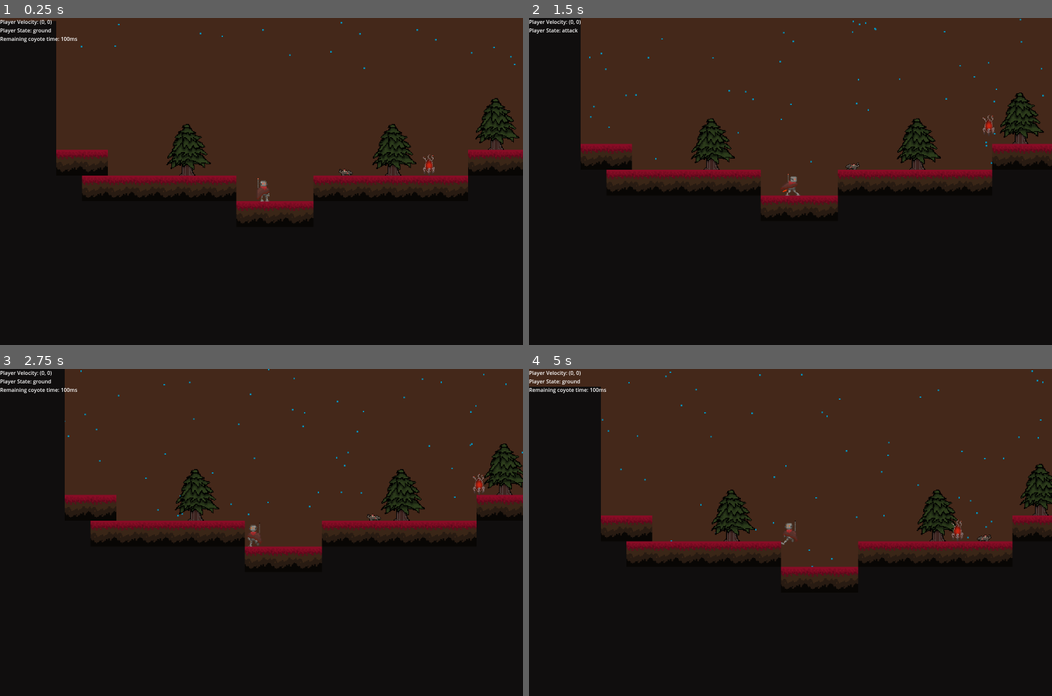
Above: before the commit, frames 1-4 (two rows, left to right).
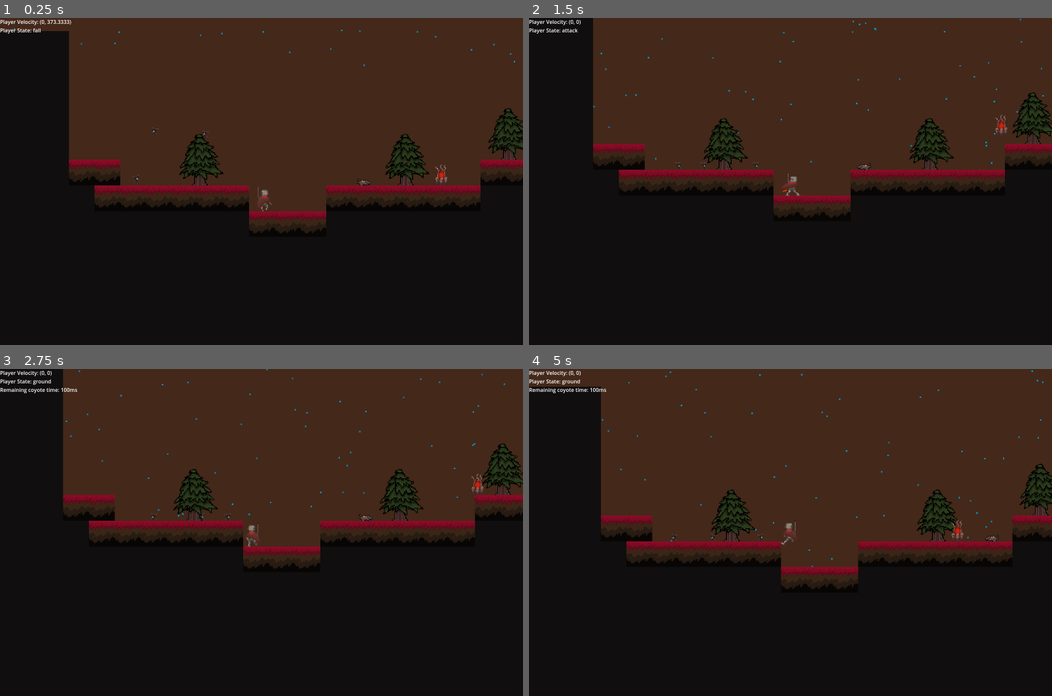
Above: after the commit, the same moments.

Repository: Rowan-Nag/Metroidvania
Game: Godot game, scene res://node_2d.tscn
Same seed, same stepped clock (60 frames per second), same inputs: the game is played once before the commit and once after it.
Inputs (mouse positions are in pixels of both pictures, inside the frame that each line leads up to):
- Up to frame 1 (0.25 s): no input
- Up to frame 2 (1.5 s): move the mouse to (905, 165) at 0.52 s; hold D (Right) from 0.53 s (still down); click (905, 165) at 0.6 s; tap Space (Jump) at 0.77 s; move the mouse to (685, 197) at 1.27 s; tap Shift (Dash) at 1.35 s
- Up to frame 3 (2.75 s): tap Space (Jump) at 1.52 s; move the mouse to (313, 460) at 2.02 s; release D (Right) at 2.03 s; hold A (Left) from 2.03 s (still down); right-click (313, 460) at 2.1 s
- Up to frame 4 (5 s): move the mouse to (764, 597) at 2.77 s; release A (Left) at 2.78 s; hold D (Right) 2.78-4.28 s; tap Q (Shield) at 2.85 s; tap Space (Jump) at 3.02, 3.77, 4.52 s; move the mouse to (947, 581) at 3.52 s; click (947, 581) at 3.6 s; move the mouse to (633, 483) at 4.27 s; hold A (Left) from 4.28 s (still down); tap Shift (Dash) at 4.35 s

The runs differ from the first frame. In frame 1, 11% of the frame differs, in the area x 0-100%, y 0-65%; in frame 2, 5.1%; in frame 3, 2.3%; in frame 4, less than 0.1%.

Commit message:
Added Trash Collector & Wait anim

Diff:
--- a/Scripts/Enemies/EnemyPatrolState.gd
+++ b/Scripts/Enemies/EnemyPatrolState.gd
@@ -12,12 +12,21 @@
 
 var gravity = ProjectSettings.get_setting("physics/2d/default_gravity")
 
-var waiting = false
+@export var waiting = false
 
 func enter() -> void:
 	parent.play_animation("walk")
 	wallDetector = parent.find_child("wallDetector")
 	floorDetector = parent.find_child("floorDetector")
+
+	if(has_node("AnimationPlayer")): #If there's an assigned wait animation
+		var waitAnim : AnimationPlayer = get_node("AnimationPlayer")
+		waitAnim.pause()
+		var offset = (randf() * 4)
+		print(offset)
+		await get_tree().create_timer(offset).timeout #We offset it by 1-2 seconds (at random) to add variation.
+		waitAnim.play()
+
 
 func exit() -> void:
 	pass
--- /dev/null
+++ b/Scripts/Enemies/trash_collector.tscn
@@ -0,0 +1,206 @@
+[gd_scene load_steps=27 format=3 uid="uid://c7bluxuv6c2rp"]
+
+[ext_resource type="Script" path="res://Scripts/Enemies/Enemy.gd" id="1_uhhc5"]
+[ext_resource type="PackedScene" uid="uid://b7gxparcwu871" path="res://Enemies/enemy_contact_damage.tscn" id="2_558rh"]
+[ext_resource type="Texture2D" uid="uid://dbbodknu0st5h" path="res://Sprites/tinycollector.png" id="3_gus4p"]
+[ext_resource type="Script" path="res://Scripts/StateMachine.gd" id="4_s30be"]
+[ext_resource type="Script" path="res://Scripts/Enemies/EnemyPatrolState.gd" id="5_3q4so"]
+[ext_resource type="Script" path="res://Scripts/State.gd" id="6_v4y22"]
+
+[sub_resource type="AtlasTexture" id="AtlasTexture_twcrd"]
+atlas = ExtResource("3_gus4p")
+region = Rect2(0, 0, 16, 16)
+
+[sub_resource type="AtlasTexture" id="AtlasTexture_hq3si"]
+atlas = ExtResource("3_gus4p")
+region = Rect2(16, 0, 16, 16)
+
+[sub_resource type="AtlasTexture" id="AtlasTexture_jduio"]
+atlas = ExtResource("3_gus4p")
+region = Rect2(32, 0, 16, 16)
+
+[sub_resource type="AtlasTexture" id="AtlasTexture_4e58p"]
+atlas = ExtResource("3_gus4p")
+region = Rect2(48, 0, 16, 16)
+
+[sub_resource type="AtlasTexture" id="AtlasTexture_fdyl3"]
+atlas = ExtResource("3_gus4p")
+region = Rect2(64, 0, 16, 16)
+
+[sub_resource type="AtlasTexture" id="AtlasTexture_favtk"]
+atlas = ExtResource("3_gus4p")
+region = Rect2(80, 0, 16, 16)
+
+[sub_resource type="AtlasTexture" id="AtlasTexture_wbyar"]
+atlas = ExtResource("3_gus4p")
+region = Rect2(96, 0, 16, 16)
+
+[sub_resource type="AtlasTexture" id="AtlasTexture_hi81v"]
+atlas = ExtResource("3_gus4p")
+region = Rect2(112, 0, 16, 16)
+
+[sub_resource type="AtlasTexture" id="AtlasTexture_abwhf"]
+atlas = ExtResource("3_gus4p")
+region = Rect2(0, 0, 16, 16)
+
+[sub_resource type="AtlasTexture" id="AtlasTexture_m2dhn"]
+atlas = ExtResource("3_gus4p")
+region = Rect2(16, 0, 16, 16)
+
+[sub_resource type="AtlasTexture" id="AtlasTexture_x2mdb"]
+atlas = ExtResource("3_gus4p")
+region = Rect2(32, 0, 16, 16)
+
+[sub_resource type="AtlasTexture" id="AtlasTexture_8rc4r"]
+atlas = ExtResource("3_gus4p")
+region = Rect2(48, 0, 16, 16)
+
+[sub_resource type="AtlasTexture" id="AtlasTexture_88lnr"]
+atlas = ExtResource("3_gus4p")
+region = Rect2(64, 0, 16, 16)
+
+[sub_resource type="AtlasTexture" id="AtlasTexture_q62a0"]
+atlas = ExtResource("3_gus4p")
+region = Rect2(80, 0, 16, 16)
+
+[sub_resource type="AtlasTexture" id="AtlasTexture_qde20"]
+atlas = ExtResource("3_gus4p")
+region = Rect2(96, 0, 16, 16)
+
+[sub_resource type="AtlasTexture" id="AtlasTexture_ao3k0"]
+atlas = ExtResource("3_gus4p")
+region = Rect2(112, 0, 16, 16)
+
+[sub_resource type="SpriteFrames" id="SpriteFrames_18064"]
+animations = [{
+"frames": [{
+"duration": 1.0,
+"texture": SubResource("AtlasTexture_twcrd")
+}, {
+"duration": 1.0,
+"texture": SubResource("AtlasTexture_hq3si")
+}, {
+"duration": 1.0,
+"texture": SubResource("AtlasTexture_jduio")
+}, {
+"duration": 1.0,
+"texture": SubResource("AtlasTexture_4e58p")
+}, {
+"duration": 1.0,
+"texture": SubResource("AtlasTexture_fdyl3")
+}, {
+"duration": 1.0,
+"texture": SubResource("AtlasTexture_favtk")
+}, {
+"duration": 1.0,
+"texture": SubResource("AtlasTexture_wbyar")
+}, {
+"duration": 1.0,
+"texture": SubResource("AtlasTexture_hi81v")
+}],
+"loop": true,
+"name": &"idle",
+"speed": 5.0
+}, {
+"frames": [{
+"duration": 1.0,
+"texture": SubResource("AtlasTexture_abwhf")
+}, {
+"duration": 1.0,
+"texture": SubResource("AtlasTexture_m2dhn")
+}, {
+"duration": 1.0,
+"texture": SubResource("AtlasTexture_x2mdb")
+}, {
+"duration": 1.0,
+"texture": SubResource("AtlasTexture_8rc4r")
+}, {
+"duration": 1.0,
+"texture": SubResource("AtlasTexture_88lnr")
+}, {
+"duration": 1.0,
+"texture": SubResource("AtlasTexture_q62a0")
+}, {
+"duration": 1.0,
+"texture": SubResource("AtlasTexture_qde20")
+}, {
+"duration": 1.0,
+"texture": SubResource("AtlasTexture_ao3k0")
+}],
+"loop": true,
+"name": &"walk",
+"speed": 15.0
+}]
+
+[sub_resource type="RectangleShape2D" id="RectangleShape2D_s2sxs"]
+size = Vector2(20, 15)
+
+[sub_resource type="Animation" id="Animation_cud32"]
+resource_name = "TrashCollectorWait"
+length = 14.0
+loop_mode = 1
+tracks/0/type = "value"
+tracks/0/imported = false
+tracks/0/enabled = true
+tracks/0/path = NodePath(".:waiting")
+tracks/0/interp = 1
+tracks/0/loop_wrap = true
+tracks/0/keys = {
+"times": PackedFloat32Array(0.2, 2.9, 5, 5.9, 7.7, 7.9, 10),
+"transitions": PackedFloat32Array(1, 1, 1, 1, 1, 1, 1),
+"update": 1,
+"values": [false, true, true, false, false, true, true]
+}
+
+[sub_resource type="AnimationLibrary" id="AnimationLibrary_et8jk"]
+_data = {
+"TrashCollectorWait": SubResource("Animation_cud32")
+}
+
+[node name="Trash_Collector" type="CharacterBody2D"]
+position = Vector2(-4, -2)
+collision_layer = 8
+script = ExtResource("1_uhhc5")
+metadata/_edit_group_ = true
+
+[node name="EnemyContactDamage" parent="." instance=ExtResource("2_558rh")]
+position = Vector2(1, 2)
+scale = Vector2(-0.76354, 0.259574)
+
+[node name="AnimatedSprite2D" type="AnimatedSprite2D" parent="."]
+scale = Vector2(-1, 1)
+sprite_frames = SubResource("SpriteFrames_18064")
+animation = &"walk"
+
+[node name="CollisionShape2D" type="CollisionShape2D" parent="."]
+position = Vector2(1, 1.5)
+shape = SubResource("RectangleShape2D_s2sxs")
+
+[node name="floorDetector" type="RayCast2D" parent="."]
+position = Vector2(32, 4)
+target_position = Vector2(0, 27)
+hit_from_inside = true
+
+[node name="wallDetector" type="RayCast2D" parent="."]
+position = Vector2(1, 4)
+target_position = Vector2(41, 0)
+collision_mask = 9
+
+[node name="state_machine" type="Node" parent="." node_paths=PackedStringArray("starting_state")]
+script = ExtResource("4_s30be")
+starting_state = NodePath("patrol")
+
+[node name="patrol" type="Node" parent="state_machine"]
+script = ExtResource("5_3q4so")
+alert_distance = 300
+walkSpeed = 50
+waitTime = 2.08165e-12
+
+[node name="AnimationPlayer" type="AnimationPlayer" parent="state_machine/patrol"]
+libraries = {
+"": SubResource("AnimationLibrary_et8jk")
+}
+autoplay = "TrashCollectorWait"
+
+[node name="chase" type="Node" parent="state_machine"]
+script = ExtResource("6_v4y22")
--- a/node_2d.tscn
+++ b/node_2d.tscn
@@ -9,6 +9,7 @@
 [ext_resource type="Texture2D" uid="uid://cvplq1unqx155" path="res://Sprites/idleTick.png" id="7_afuxq"]
 [ext_resource type="PackedScene" uid="uid://b7gxparcwu871" path="res://Enemies/enemy_contact_damage.tscn" id="8_718tb"]
 [ext_resource type="Script" path="res://Scripts/Enemies/Enemy.gd" id="13_fdn5j"]
+[ext_resource type="PackedScene" uid="uid://c7bluxuv6c2rp" path="res://Scripts/Enemies/trash_collector.tscn" id="14_feol2"]
 [ext_resource type="Script" path="res://Scripts/DebugUI.gd" id="16_we7n4"]
 [ext_resource type="Texture2D" uid="uid://qxsqpdenonfa" path="res://Sprites/ratcapidle.png" id="17_n7u6j"]
 [ext_resource type="Script" path="res://Scripts/Enemies/EnemyPatrolState.gd" id="18_xtxc6"]
@@ -99,47 +100,33 @@
 [sub_resource type="RectangleShape2D" id="RectangleShape2D_fnq6b"]
 size = Vector2(25, 43)
 
-[sub_resource type="AtlasTexture" id="AtlasTexture_gjaiu"]
+[sub_resource type="AtlasTexture" id="AtlasTexture_r6oh0"]
+atlas = ExtResource("17_n7u6j")
+region = Rect2(64, 0, 32, 32)
+
+[sub_resource type="AtlasTexture" id="AtlasTexture_w7odu"]
+atlas = ExtResource("17_n7u6j")
+region = Rect2(96, 0, 32, 32)
+
+[sub_resource type="AtlasTexture" id="AtlasTexture_gkcyp"]
 atlas = ExtResource("17_n7u6j")
 region = Rect2(0, 0, 32, 32)
 
-[sub_resource type="AtlasTexture" id="AtlasTexture_s5f6q"]
+[sub_resource type="AtlasTexture" id="AtlasTexture_8xvwv"]
 atlas = ExtResource("17_n7u6j")
 region = Rect2(32, 0, 32, 32)
 
-[sub_resource type="AtlasTexture" id="AtlasTexture_r6oh0"]
+[sub_resource type="AtlasTexture" id="AtlasTexture_2tol1"]
 atlas = ExtResource("17_n7u6j")
 region = Rect2(64, 0, 32, 32)
 
-[sub_resource type="AtlasTexture" id="AtlasTexture_w7odu"]
-atlas = ExtResource("17_n7u6j")
-region = Rect2(96, 0, 32, 32)
-
-[sub_resource type="AtlasTexture" id="AtlasTexture_c0v43"]
-atlas = ExtResource("17_n7u6j")
-region = Rect2(0, 0, 32, 32)
-
-[sub_resource type="AtlasTexture" id="AtlasTexture_vcg5x"]
-atlas = ExtResource("17_n7u6j")
-region = Rect2(32, 0, 32, 32)
-
-[sub_resource type="AtlasTexture" id="AtlasTexture_8348r"]
-atlas = ExtResource("17_n7u6j")
-region = Rect2(64, 0, 32, 32)
-
-[sub_resource type="AtlasTexture" id="AtlasTexture_cbvq3"]
+[sub_resource type="AtlasTexture" id="AtlasTexture_ckaol"]
 atlas = ExtResource("17_n7u6j")
 region = Rect2(96, 0, 32, 32)
 
 [sub_resource type="SpriteFrames" id="SpriteFrames_x5lnb"]
 animations = [{
 "frames": [{
-"duration": 1.0,
-"texture": SubResource("AtlasTexture_gjaiu")
-}, {
-"duration": 1.0,
-"texture": SubResource("AtlasTexture_s5f6q")
-}, {
 "duration": 1.0,
 "texture": SubResource("AtlasTexture_r6oh0")
 }, {
@@ -152,16 +139,16 @@
 }, {
 "frames": [{
 "duration": 1.0,
-"texture": SubResource("AtlasTexture_c0v43")
-}, {
-"duration": 1.0,
-"texture": SubResource("AtlasTexture_vcg5x")
-}, {
-"duration": 1.0,
-"texture": SubResource("AtlasTexture_8348r")
-}, {
-"duration": 1.0,
-"texture": SubResource("AtlasTexture_cbvq3")
+"texture": SubResource("AtlasTexture_gkcyp")
+}, {
+"duration": 1.0,
+"texture": SubResource("AtlasTexture_8xvwv")
+}, {
+"duration": 1.0,
+"texture": SubResource("AtlasTexture_2tol1")
+}, {
+"duration": 1.0,
+"texture": SubResource("AtlasTexture_ckaol")
 }],
 "loop": true,
 "name": &"walk",
@@ -169,7 +156,7 @@
 }]
 
 [sub_resource type="RectangleShape2D" id="RectangleShape2D_s2sxs"]
-size = Vector2(34, 17)
+size = Vector2(20, 15)
 
 [node name="Node2D" type="Node2D"]
 
@@ -197,6 +184,7 @@
 layer_0/tile_data = PackedInt32Array(65534, 2, 0, 131070, 4, 1, 196606, 4, 1, 131071, 2, 0, 196607, 4, 1, 262143, 4, 1, …(3532 unchanged characters)…
 
 [node name="Player" parent="Game" instance=ExtResource("3_7chte")]
+position = Vector2(-27, -27)
 scale = Vector2(0.693916, 0.618343)
 
 [node name="Camera2D2" type="Camera2D" parent="Game/Player"]
@@ -242,7 +230,7 @@
 autostart = true
 
 [node name="RatCapEnemy" type="CharacterBody2D" parent="Game"]
-position = Vector2(169, -18)
+position = Vector2(180, -22)
 collision_layer = 8
 script = ExtResource("13_fdn5j")
 metadata/_edit_group_ = true
@@ -282,3 +270,12 @@
 
 [node name="chase" type="Node" parent="Game/RatCapEnemy/state_machine"]
 script = ExtResource("19_i8cm7")
+
+[node name="Trash_Collector" parent="." instance=ExtResource("14_feol2")]
+position = Vector2(-283, -68)
+
+[node name="Trash_Collector2" parent="." instance=ExtResource("14_feol2")]
+position = Vector2(-246, -165)
+
+[node name="Trash_Collector3" parent="." instance=ExtResource("14_feol2")]
+position = Vector2(-143, -159)
Binary file added: Sprites/tinycollector.png
Not shown, added: Sprites/tinycollector.png.import
Not shown: 1 places in node_2d.tscn that only renumber resources
